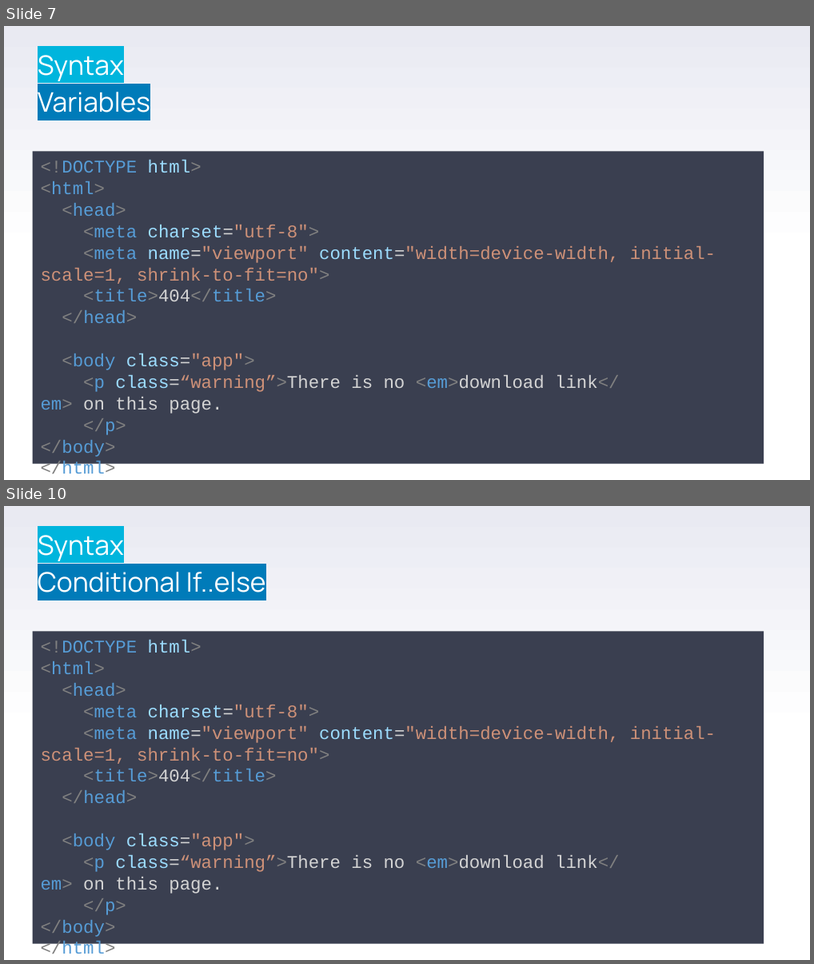
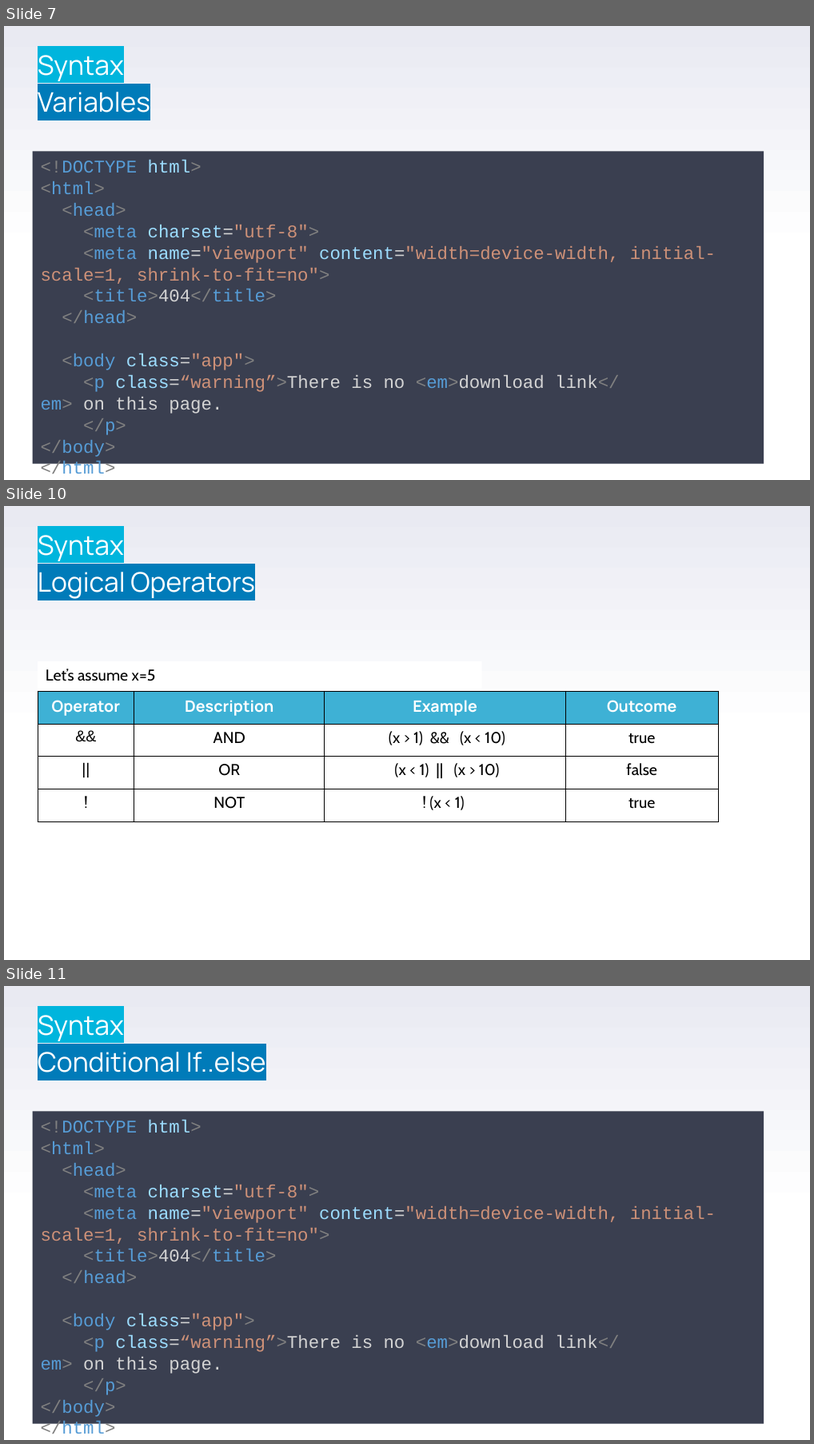
Before and after one commit to stefanofiorenza/KNITS, a slide deck: Programs/Trainings/01-FE/BasicJS/KNITS-Syntax.pptx. Shown one above the other, each under a label of ours: slides 7 and 10 before the commit, slides 7, 10 and 11 after it; the slides between them are not shown. The pictures are 814x964 and 814x1444 pixels, drawn with LibreOffice and Linux fonts; fonts in the diff are those of the drawing; background and template pictures are left out. Boxes give left, top, right and bottom in pixels: in the first picture for what was removed or moved away, otherwise in the second. Text is boxed around its words. In the diff, an @@ line names an element or a change of style, - is before the commit and + after.

```diff
--- a/Programs/Trainings/01-FE/BasicJS/KNITS-Syntax.pptx
+++ b/Programs/Trainings/01-FE/BasicJS/KNITS-Syntax.pptx
@@ slide 10 added at (4, 506, 810, 960), background gradient #FFFFFF to #E9EAF2 @@
@@ text added at (38, 535, 255, 599), 24 pt, text #FFFFFF @@
+Syntax
+Logical Operators
@@ rectangle added at (38, 662, 482, 689), fill #FFFFFF, 14 pt, text #000000 @@
+Let’s assume x=5
@@ table added at (38, 691, 718, 821), 4 rows, 4 columns @@
+Operator | Description | Example | Outcome
+&& | AND | (x > 1) && (x < 10) | true
+|| | OR | (x < 1) || (x > 10) | false
+! | NOT | ! (x < 1) | true
@@ what was slide 10 is now slide 11 @@
```
Also in this commit, not shown: 1 slide changed, 1 other slide added, 1 slide removed, 1 other file.
